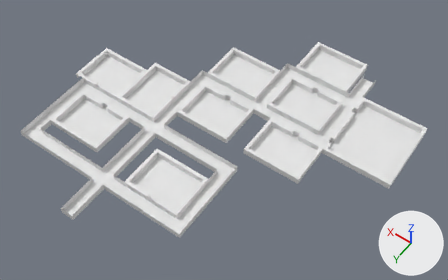
An edit to the Blender file assets/Models/LevelSets/Set1/FloorLayout1.blend, drawn before and after from the same camera.
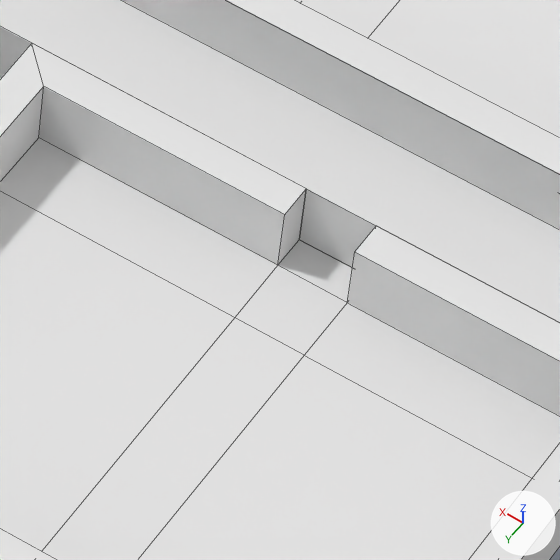
The first picture shows the older version from a 50 mm lens placed at (-39.01, 135.37, 141.47), pointed at (25.78, 44.66, -1.07). The close-ups show both versions on the part from 60% to 70% of the width and 41% to 58% of the height of that picture; other places that the commit changed are outside them. The lights are fixed; the arrows at lower right show +X, +Y and +Z. The close-ups show mesh edges as thin lines.

Before the edit, the objects in view are built like this:
```python
me_plane_007 = bpy.data.meshes.new('Plane.007')
me_plane_007.from_pydata(...)  # 20 vertices, 12 faces; spans x -9.0..9.0, y -2.0..12.0, z 0.0..2.0
me_plane_018 = bpy.data.meshes.new('Plane.018')
me_plane_018.from_pydata([(1.0, 0.0, 2.0), (1.0, 0.0, 0.0), (-1.0, 0.0, 0.0), (-1.0, 0.0, 2.0)], [], [(2, 1, 0, 3)])
me_plane_019 = bpy.data.meshes.new('Plane.019')
me_plane_019.from_pydata(...)  # 24 vertices, 15 faces; spans x -9.0..9.0, y -2.0..12.0, z 0.0..2.0
# before: 1 (1.0, -1.0, 0.0) at pixel (277, 265), 3 (1.0, -2.0, 0.0) at pixel (299, 239), 9 (1.0, -1.0, 2.0) at pixel (284, 214), 11 (1.0, -2.0, 2.0) at pixel (306, 188)
ob_room_b1_wall = bpy.data.objects.new('Room_B1_Wall', me_plane_007)
ob_room_b1_wall.location = (13.0, 16.0, 0.0)
ob_room_d1_wall = bpy.data.objects.new('Room_D1_Wall', me_plane_019)
ob_room_d1_wall.location = (9.0, 34.0, 0.0)
ob_room_d1_wallhole = bpy.data.objects.new('Room_D1_WallHole', me_plane_018)
ob_room_d1_wallhole.location = (9.0, 32.0, 0.0)
# also in view: 'Room_B1_Floor' at (13.0, 20.5, 0.0); 'Walls_Overall' at (37.0, 45.0, 1.0); 'Room_D1_Floor' at (9.0, 38.5, 0.0); 'Floor' at (37.0, 45.0, 0.0)
```
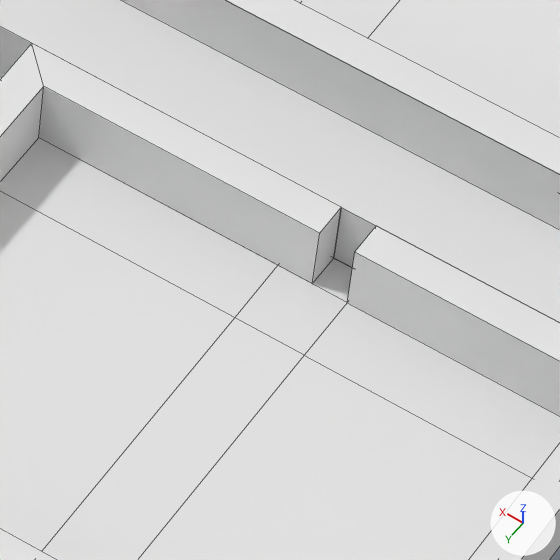
Where the change shows, as pixel boxes [x1, y1, x2, y2] in the close-ups (560 x 560 px; the box of a moved part takes in the faces that stretch with it):
'Room_D1_WallHole', reshaped (45% narrower, 22% shorter)
    before: [299, 189, 376, 268]
    after: [334, 207, 376, 268]
part 1 of me_plane_019, moved or reshaped
    before: [32, 44, 306, 265]
    after: [32, 44, 341, 284]

The change, as a diff of the scene's bpy script:
```diff
--- a/assets/Models/LevelSets/Set1/FloorLayout1.blend.py
+++ b/assets/Models/LevelSets/Set1/FloorLayout1.blend.py
@@ me_plane_019 @@
 me_plane_019.from_pydata(...)  # 24 vertices, 15 faces; spans x -9.0..9.0, y -2.0..12.0, z 0.0..2.0
 # used by ob_room_d1_wall; location = (9.0, 34.0, 0.0)
+# me_plane_019 part 1
+for i in [1, 3, 9, 11]: me_plane_019.vertices[i].co += Vector((-1.0, 0.0, 0.0))
@@ me_plane_018 @@
 me_plane_018.from_pydata(...)  # 4 vertices, 1 face; spans x -1.0..1.0, y 0.0, z 0.0..2.0
 # used by ob_room_d1_wallhole; location = (9.0, 32.0, 0.0)
-me_plane_018.vertices[0].co = (1.0, 0.0, 2.0)  # pixel (306, 188)
-me_plane_018.vertices[1].co = (1.0, 0.0, 0.0)  # pixel (299, 239)
+# me_plane_018 part 2
+me_plane_018.vertices[0].co = (0.0, 0.0, 2.0)  # pixel (341, 207)
+me_plane_018.vertices[1].co = (0.0, 0.0, 0.0)  # pixel (333, 258)
```
